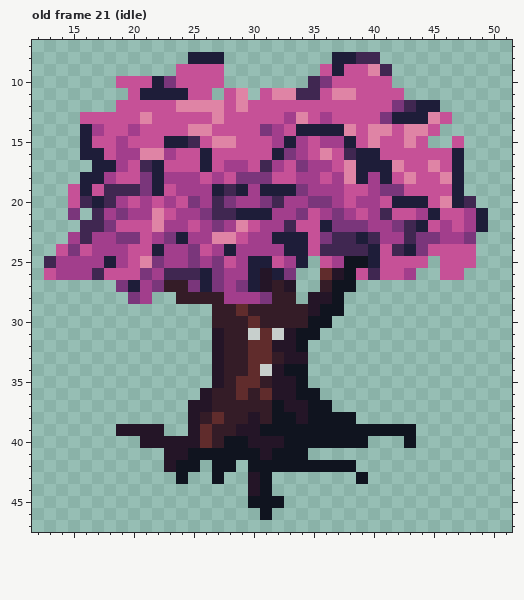
Pixel-art file -- Assets/Sprites/Player.aseprite. This is how it looked before the edit.
64x64 pixels, 24 frames. Shown: old frame 21 (idle): x 12..51, y 7..47. The commit also changed other frames, which this record leaves out.
After the commit:
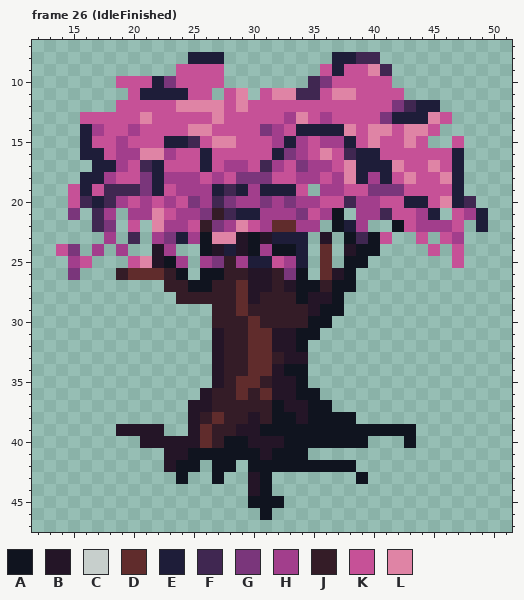
Palette (. is transparent): A #10141f  B #241527  C #c7cfcc  D #602c2c  E #1e1d39  F #402751  G #7a367b  H #a23e8c  J #341c27  K #c65197  L #df84a5
A new or re-ordered frame is compared with the old frame closest to it.
From old to new:
frames 24 -> 32
Frame 26 (IdleFinished) is new; against old frame 21 (idle):
y 19: x 34..35 GH -> K.; x 40 H -> G
y 20: x 32..33 FH -> HG; x 35..38 GGHK -> HKKF; x 42 E -> K
y 21: x 19 G -> .; x 27 F -> J; x 31 E -> H; x 37..39 GHK -> A.H; x 46 K -> .
y 22: x 16 F -> .; x 19 K -> .; x 21 K -> .; x 26 H -> J; x 32..45 HFKKEGGGHHGFEK -> DDHH.AEH..AKHH; x 48 H -> .
y 23: x 15..17 HFH -> ...; x 19..21 GGK -> .F.; x 26 H -> A; x 29..31 KHH -> BAB; x 35..46 KGFFEFHHFGGH -> .B.AFAK..K.K; x 48 G -> .
y 24: x 16 K -> .; x 18 H -> .; x 20..22 KKE -> ..B; x 24..27 HGKH -> ..AB; x 29..30 HH -> BA; x 32..33 HE -> AA; x 35..44 KFFFFEKFEG -> .D.BAA....; x 46 K -> .; x 48 K -> .
y 25: x 13..14 FH -> ..; x 16..19 HHEH -> K...; x 22..23 GH -> BA; x 25 G -> .; x 28 K -> J; x 36..37 KH -> D.; x 40..44 EKKKK -> .....; x 46 K -> .; x 48 K -> .
y 26: x 13..30 KHHHFKKKGHFFFEGHHE -> ..G...JDDDJA.AAJJB; x 32 E -> J; x 34 . -> A; x 39..43 KFKKH -> .....; x 46..47 KK -> ..
y 27: x 19..22 GEHG -> ....; x 25..30 GEGHGE -> AAJJDB; x 34..35 .. -> AA
y 28: x 20..21 GH -> ..; x 28..31 HHHG -> JDBJ; x 34 . -> A
y 31: x 30 C -> D; x 32 C -> B
y 34: x 31 C -> D
Pixel boxes of the changes (left, top, right, bottom) in both pictures:
changed: (44, 184, 476, 376)
